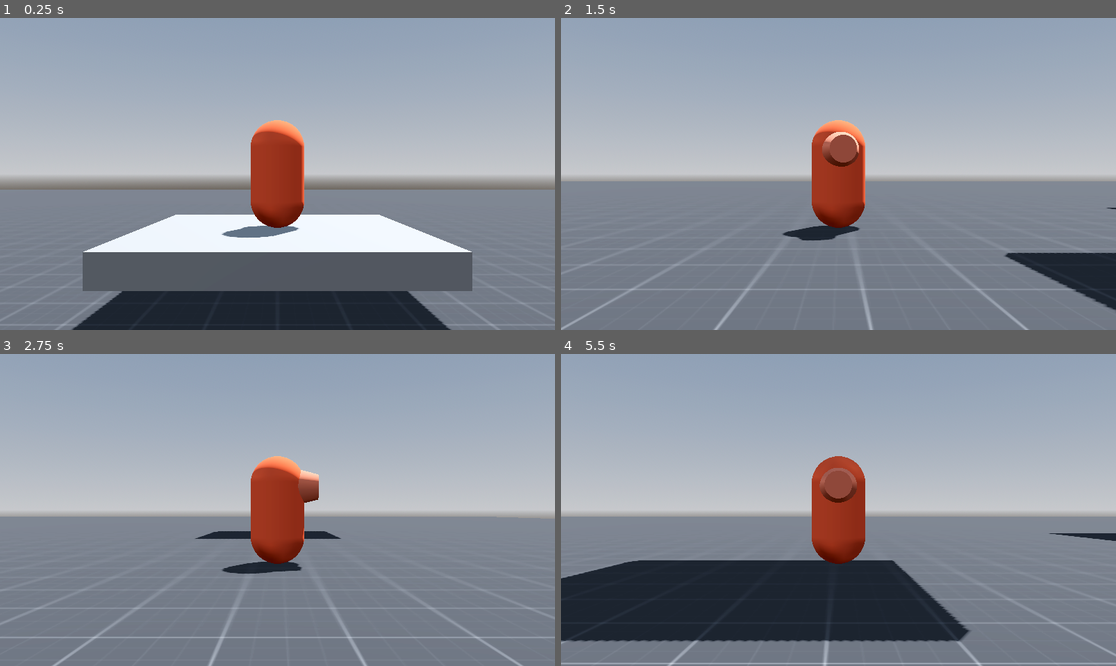
Above: before the commit, frames 1-4 (two rows, left to right).
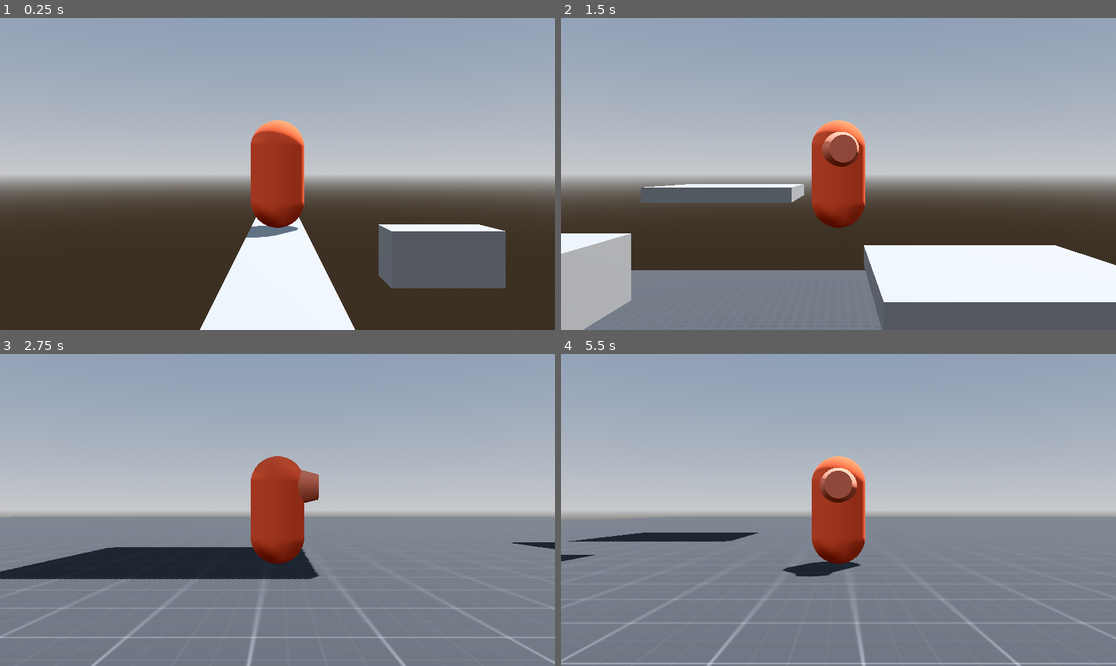
Above: after the commit, the same moments.

Repository: andersonmadeira/3d-character-controller
Game: Godot game, scene res://scenes/playground.tscn
Same seed, same stepped clock (60 frames per second), same inputs: the game is played once before the commit and once after it.
Inputs (mouse positions are in pixels of both pictures, inside the frame that each line leads up to):
- Up to frame 1 (0.25 s): no input
- Up to frame 2 (1.5 s): move the mouse to (960, 158) at 0.52 s; hold D (move_right) 0.53-1.28 s; hold Shift (run) 0.53-1.28 s; click (960, 158) at 0.67 s; tap Space (jump) at 0.77 s; move the mouse to (727, 189) at 1.27 s; hold S (move_down) from 1.28 s (still down); tap Shift (run) at 1.35 s
- Up to frame 3 (2.75 s): tap Space (jump) at 1.52 s; move the mouse to (333, 441) at 2.02 s; release S (move_down) at 2.03 s; hold D (move_right) from 2.03 s (still down); hold Shift (run) from 2.03 s (still down)
- Up to frame 4 (5.5 s): move the mouse to (810, 572) at 2.77 s; release D (move_right) at 2.78 s; release Shift (run) at 2.78 s; hold W (move_up) 2.78-3.53 s; tap Shift (run) at 2.85, 4.35 s; click (810, 572) at 2.92 s; tap Space (jump) at 3.02, 3.77, 4.52 s; move the mouse to (1005, 556) at 3.52 s; hold Shift (run) 3.53-4.28 s; hold A (move_left) 3.53-5.03 s; move the mouse to (672, 463) at 4.27 s; move the mouse to (866, 510) at 5.02 s; hold S (move_down) from 5.03 s (still down); hold Shift (run) from 5.03 s (still down); click (866, 510) at 5.17 s

The runs differ from the first frame. In frame 1, 41% of the frame differs, in the area x 0-100%, y 55-100%; in frame 2, 37%; in frame 3, 5.9%; in frame 4, 19%.

Commit message:
chore: more platforms

Diff:
--- a/scenes/moving_platform.tscn
+++ b/scenes/moving_platform.tscn
@@ -22,7 +22,6 @@
 one_shot = true
 
 [node name="Path3D" type="Path3D" parent="."]
-transform = Transform3D(1, 0, 0, 0, 1, 0, 0, 0, 1, 0, 0.858973, 0)
 curve = SubResource("Curve3D_0d0sc")
 
 [node name="PathFollow3D" type="PathFollow3D" parent="Path3D"]
--- a/scenes/playground.tscn
+++ b/scenes/playground.tscn
@@ -79,6 +79,25 @@
 }
 point_count = 2
 
+[sub_resource type="BoxMesh" id="BoxMesh_rqg5x"]
+size = Vector3(1, 1, 20)
+
+[sub_resource type="BoxShape3D" id="BoxShape3D_bcusj"]
+size = Vector3(1, 1, 20)
+
+[sub_resource type="BoxMesh" id="BoxMesh_6d1r2"]
+size = Vector3(1, 1, 2)
+
+[sub_resource type="BoxShape3D" id="BoxShape3D_bw7rf"]
+size = Vector3(1, 1, 2)
+
+[sub_resource type="Curve3D" id="Curve3D_aiwmj"]
+_data = {
+"points": PackedVector3Array(0, 0, 0, 0, 0, 0, 0, 0, 0, 0, 0, 0, 0, 0, 0, 15, 0, 0),
+"tilts": PackedFloat32Array(0, 0)
+}
+point_count = 2
+
 [node name="Playground" type="Node3D"]
 
 [node name="WorldEnvironment" type="WorldEnvironment" parent="."]
@@ -89,7 +108,7 @@
 shadow_enabled = true
 
 [node name="Player" type="CharacterBody3D" parent="." node_paths=PackedStringArray("camera_controller", "body")]
-transform = Transform3D(1, 0, 0, 0, 1, 0, 0, 0, 1, 0, 2.12169, 0)
+transform = Transform3D(1, 0, 0, 0, 1, 0, 0, 0, 1, -24, 26.6078, 0)
 script = ExtResource("1_1775d")
 walk_speed = 8.0
 gravity_multiplier = 4.5
@@ -134,72 +153,109 @@
 transform = Transform3D(1, 0, 0, 0, 1, 0, 0, 0, 1, 0, 6, 0)
 fov = 40.0
 
-[node name="MovingPlatform4" parent="." instance=ExtResource("4_uosqv")]
-transform = Transform3D(1, 0, 0, 0, 1, 0, 0, 0, 1, 24, 11, -7)
-
-[node name="Path3D" parent="MovingPlatform4" index="1"]
+[node name="Level1" type="Node3D" parent="."]
+
+[node name="MovingPlatforms" type="Node3D" parent="Level1"]
+transform = Transform3D(1, 0, 0, 0, 1, 0, 0, 0, 1, 0, 2.12169, 0)
+
+[node name="MovingPlatform4" parent="Level1/MovingPlatforms" instance=ExtResource("4_uosqv")]
+transform = Transform3D(1, 0, 0, 0, 1, 0, 0, 0, 1, 24, 9, -7)
+metadata/_edit_group_ = true
+
+[node name="Path3D" parent="Level1/MovingPlatforms/MovingPlatform4" index="1"]
 curve = SubResource("Curve3D_ti66y")
 
-[node name="PathFollow3D" parent="MovingPlatform4/Path3D" index="0"]
+[node name="PathFollow3D" parent="Level1/MovingPlatforms/MovingPlatform4/Path3D" index="0"]
 transform = Transform3D(0.999964, 0, 0, 0, 0.581233, -0.813699, 0, 0.813726, 0.581214, 0, 0, 0)
 
-[node name="MovingPlatform5" parent="." instance=ExtResource("4_uosqv")]
-transform = Transform3D(1, 0, 0, 0, 1, 0, 0, 0, 1, 24, 11, 7)
-
-[node name="Path3D" parent="MovingPlatform5" index="1"]
+[node name="MovingPlatform5" parent="Level1/MovingPlatforms" instance=ExtResource("4_uosqv")]
+transform = Transform3D(1, 0, 0, 0, 1, 0, 0, 0, 1, 24, 9, 7)
+metadata/_edit_group_ = true
+
+[node name="Path3D" parent="Level1/MovingPlatforms/MovingPlatform5" index="1"]
 curve = SubResource("Curve3D_xjsm0")
 
-[node name="PathFollow3D" parent="MovingPlatform5/Path3D" index="0"]
+[node name="PathFollow3D" parent="Level1/MovingPlatforms/MovingPlatform5/Path3D" index="0"]
 transform = Transform3D(-0.999965, -7.11384e-08, -5.08115e-08, 0, 0.581234, -0.813702, 8.74197e-08, -0.813728, -0.581216, 0, 0, 0)
 
-[node name="MovingPlatform8" parent="." instance=ExtResource("4_uosqv")]
-transform = Transform3D(1, 0, 0, 0, 1, 0, 0, 0, 1, -24, 11, -7)
-
-[node name="Path3D" parent="MovingPlatform8" index="1"]
+[node name="MovingPlatform8" parent="Level1/MovingPlatforms" instance=ExtResource("4_uosqv")]
+transform = Transform3D(1, 0, 0, 0, 1, 0, 0, 0, 1, -24, 9, -7)
+metadata/_edit_group_ = true
+
+[node name="Path3D" parent="Level1/MovingPlatforms/MovingPlatform8" index="1"]
 curve = SubResource("Curve3D_ti66y")
 
-[node name="PathFollow3D" parent="MovingPlatform8/Path3D" index="0"]
+[node name="PathFollow3D" parent="Level1/MovingPlatforms/MovingPlatform8/Path3D" index="0"]
 transform = Transform3D(0.999964, 0, 0, 0, 0.581233, -0.813699, 0, 0.813726, 0.581214, 0, 0, 0)
 
-[node name="MovingPlatform9" parent="." instance=ExtResource("4_uosqv")]
-transform = Transform3D(1, 0, 0, 0, 1, 0, 0, 0, 1, -24, 11, 7)
-
-[node name="Path3D" parent="MovingPlatform9" index="1"]
+[node name="MovingPlatform9" parent="Level1/MovingPlatforms" instance=ExtResource("4_uosqv")]
+transform = Transform3D(1, 0, 0, 0, 1, 0, 0, 0, 1, -24, 9, 7)
+metadata/_edit_group_ = true
+
+[node name="Path3D" parent="Level1/MovingPlatforms/MovingPlatform9" index="1"]
 curve = SubResource("Curve3D_xjsm0")
 
-[node name="PathFollow3D" parent="MovingPlatform9/Path3D" index="0"]
+[node name="PathFollow3D" parent="Level1/MovingPlatforms/MovingPlatform9/Path3D" index="0"]
 transform = Transform3D(-0.999965, -7.11384e-08, -5.08115e-08, 0, 0.581234, -0.813702, 8.74197e-08, -0.813728, -0.581216, 0, 0, 0)
 
-[node name="MovingPlatform6" parent="." instance=ExtResource("4_uosqv")]
-
-[node name="Path3D" parent="MovingPlatform6" index="1"]
+[node name="MovingPlatform6" parent="Level1/MovingPlatforms" instance=ExtResource("4_uosqv")]
+transform = Transform3D(1, 0, 0, 0, 1, 0, 0, 0, 1, 0, -1.25, 0)
+metadata/_edit_group_ = true
+
+[node name="Path3D" parent="Level1/MovingPlatforms/MovingPlatform6" index="1"]
 curve = SubResource("Curve3D_ss0wb")
 
-[node name="PathFollow3D" parent="MovingPlatform6/Path3D" index="0"]
+[node name="PathFollow3D" parent="Level1/MovingPlatforms/MovingPlatform6/Path3D" index="0"]
 transform = Transform3D(-4.37099e-08, 0.999989, -4.37095e-08, 0, -4.37109e-08, -0.999957, -0.999965, -4.37109e-08, 1.9106e-15, 0, 0, 0)
 
-[node name="MovingPlatform7" parent="." instance=ExtResource("4_uosqv")]
-transform = Transform3D(1, 0, 0, 0, 1, 0, 0, 0, 1, 19, 11, 0)
-
-[node name="Path3D" parent="MovingPlatform7" index="1"]
+[node name="MovingPlatform7" parent="Level1/MovingPlatforms" instance=ExtResource("4_uosqv")]
+transform = Transform3D(1, 0, 0, 0, 1, 0, 0, 0, 1, 19, 9, 0)
+metadata/_edit_group_ = true
+
+[node name="Path3D" parent="Level1/MovingPlatforms/MovingPlatform7" index="1"]
 curve = SubResource("Curve3D_t8d3j")
 
-[node name="PathFollow3D" parent="MovingPlatform7/Path3D" index="0"]
+[node name="PathFollow3D" parent="Level1/MovingPlatforms/MovingPlatform7/Path3D" index="0"]
 transform = Transform3D(-4.37097e-08, 0, 0.99996, 0, 0.999991, 0, -0.999961, 0, -4.37096e-08, 0, 0, 0)
 
-[node name="MovingPlatform10" parent="." instance=ExtResource("4_uosqv")]
-transform = Transform3D(1, 0, 0, 0, 1, 0, 0, 0, 1, -18, 11, 0)
-
-[node name="Path3D" parent="MovingPlatform10" index="1"]
+[node name="MovingPlatform10" parent="Level1/MovingPlatforms" instance=ExtResource("4_uosqv")]
+transform = Transform3D(1, 0, 0, 0, 1, 0, 0, 0, 1, -18, 9, 0)
+metadata/_edit_group_ = true
+
+[node name="Path3D" parent="Level1/MovingPlatforms/MovingPlatform10" index="1"]
 curve = SubResource("Curve3D_ehffs")
 
-[node name="PathFollow3D" parent="MovingPlatform10/Path3D" index="0"]
+[node name="PathFollow3D" parent="Level1/MovingPlatforms/MovingPlatform10/Path3D" index="0"]
 transform = Transform3D(-4.37097e-08, 0, -0.99996, 0, 0.999991, 0, 0.999961, 0, -4.37096e-08, 0, 0, 0)
 
-[editable path="MovingPlatform4"]
-[editable path="MovingPlatform5"]
-[editable path="MovingPlatform8"]
-[editable path="MovingPlatform9"]
-[editable path="MovingPlatform6"]
-[editable path="MovingPlatform7"]
-[editable path="MovingPlatform10"]
+[node name="ThinFloor1" type="StaticBody3D" parent="Level1"]
+transform = Transform3D(1, 0, 0, 0, 1, 0, 0, 0, 1, -24, 25, 0)
+
+[node name="MeshInstance3D" type="MeshInstance3D" parent="Level1/ThinFloor1"]
+mesh = SubResource("BoxMesh_rqg5x")
+
+[node name="CollisionShape3D" type="CollisionShape3D" parent="Level1/ThinFloor1"]
+shape = SubResource("BoxShape3D_bcusj")
+
+[node name="PathWay" type="Node3D" parent="Level1"]
+transform = Transform3D(1, 0, 0, 0, 1, 0, 0, 0, 1, -21, 25, 0)
+
+[node name="Step" type="StaticBody3D" parent="Level1/PathWay"]
+transform = Transform3D(-4.37114e-08, 0, -1, 0, 1, 0, 1, 0, -4.37114e-08, 0, 0, 0)
+
+[node name="MeshInstance3D" type="MeshInstance3D" parent="Level1/PathWay/Step"]
+mesh = SubResource("BoxMesh_6d1r2")
+
+[node name="CollisionShape3D" type="CollisionShape3D" parent="Level1/PathWay/Step"]
+shape = SubResource("BoxShape3D_bw7rf")
+
+[node name="Path3D" type="Path3D" parent="Level1/PathWay"]
+curve = SubResource("Curve3D_aiwmj")
+
+[editable path="Level1/MovingPlatforms/MovingPlatform4"]
+[editable path="Level1/MovingPlatforms/MovingPlatform5"]
+[editable path="Level1/MovingPlatforms/MovingPlatform8"]
+[editable path="Level1/MovingPlatforms/MovingPlatform9"]
+[editable path="Level1/MovingPlatforms/MovingPlatform6"]
+[editable path="Level1/MovingPlatforms/MovingPlatform7"]
+[editable path="Level1/MovingPlatforms/MovingPlatform10"]
Not shown: 1 places in scenes/playground.tscn that only renumber resources
